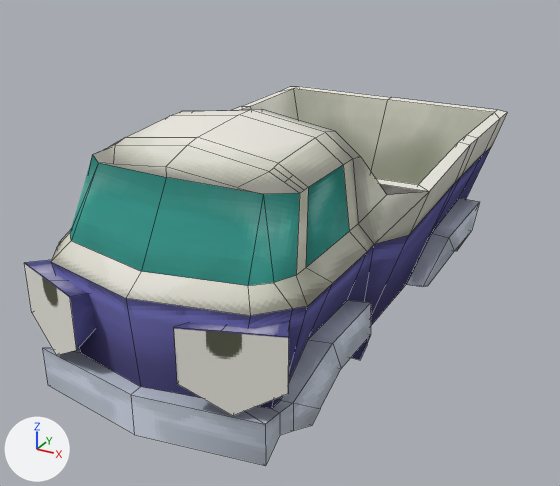
The Blender file Models/bug_car.blend: old version first, new version second.
Both versions are drawn from a 50 mm camera at (1.92, -3.91, 1.89) aimed at (-0.02, -0.38, 0.13). Lighting does not change. The marker at lower left points along +X, +Y and +Z. Mesh edges are drawn as thin lines.

The first picture shows 'Bus', 'Eyes'.
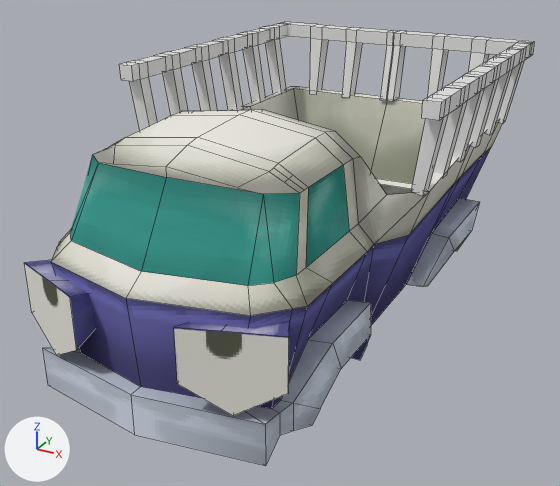
Commit message: Bug car cage

Location of each change, [x1, y1, x2, y2] in pixels of the pictures (560 x 486 px):
'Cage', added
    after: [119, 23, 532, 196]
'Cube', added
    after: [282, 22, 535, 102]

Edits to the bpy script that builds the scene:
```text
Add me_cube_003:
    me_cube_003.from_pydata(...)  # 40 vertices, 38 faces; spans x -0.908..-0.003, y 0.763..0.955, z 0.614..1.081
Add me_cube_002:
    me_cube_002.from_pydata(...)  # 20 vertices, 18 faces; spans x 0.771..0.908, y -0.592..-0.289, z 0.605..1.081
Add ob_cube:
    ob_cube = bpy.data.objects.new('Cube', me_cube_003)
    ob_cube.location = (0.0, 0.331, 0.0)
    _m = ob_cube.modifiers.new('Mirror', 'MIRROR')
Add ob_cage:
    ob_cage = bpy.data.objects.new('Cage', me_cube_002)
    ob_cage.location = (0.0, 0.0, 0.0)
    _m = ob_cage.modifiers.new('Mirror', 'MIRROR')
    _m = ob_cage.modifiers.new('Array', 'ARRAY')
    _m.count = 6
    _m.relative_offset_displace = (0.0, 1.0, 0.0)
```
